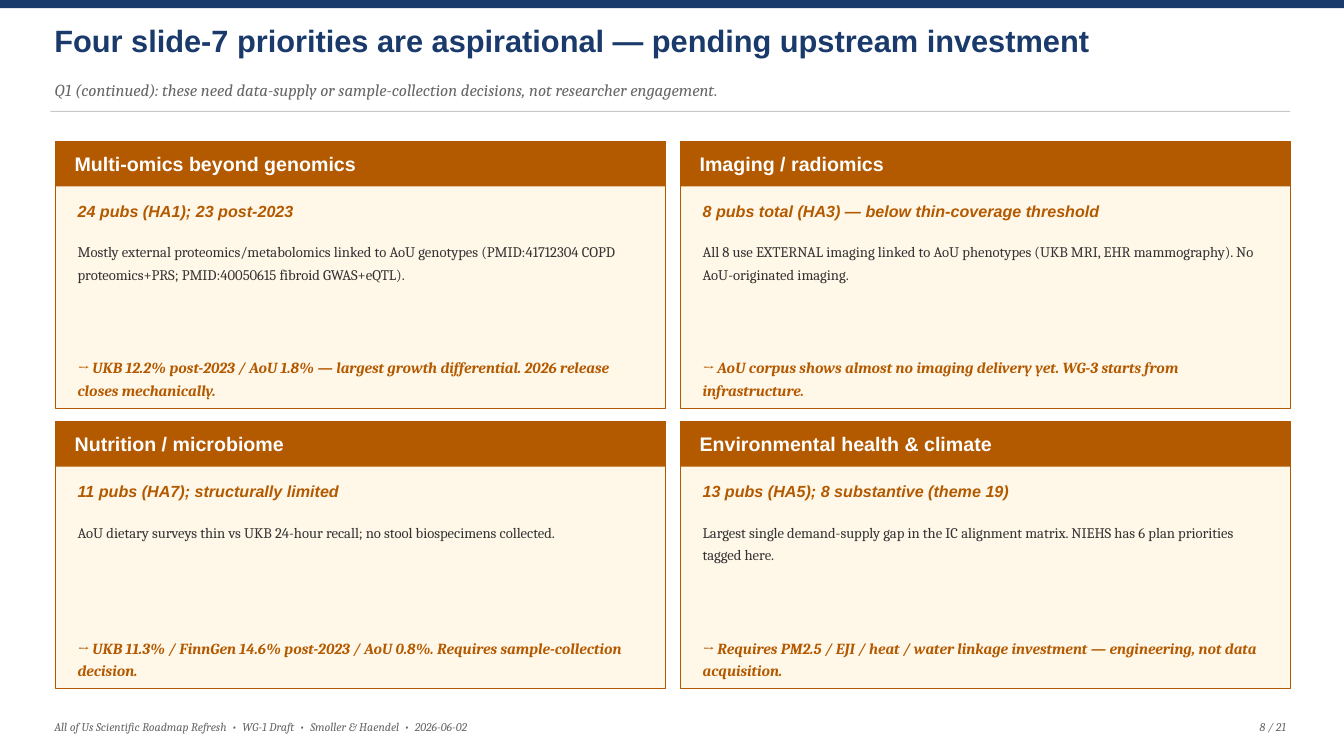
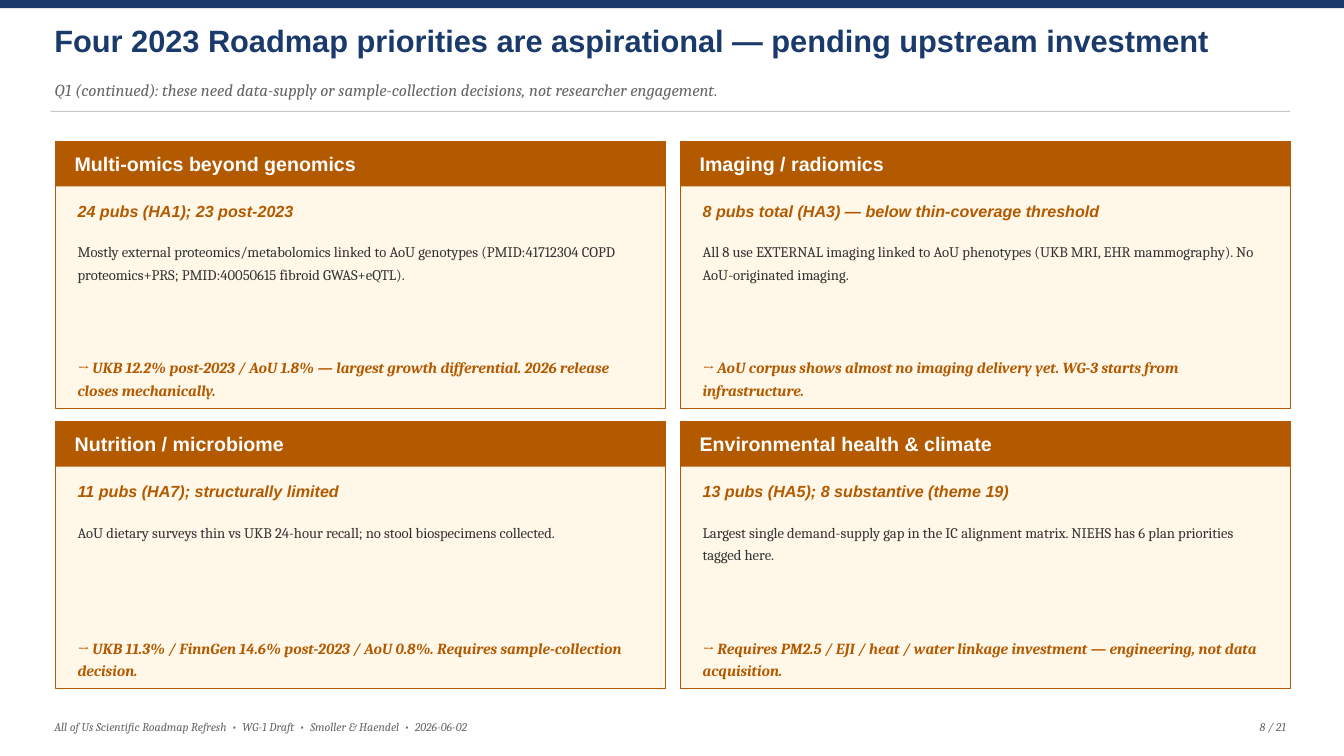
Before and after one commit to mellybelly/all-of-us, a slide deck: slide 8 of resources/deliverables/AoU_Roadmap_Refresh_Draft_Deck.pptx. Drawn at 1344x756 pixels with LibreOffice and Linux fonts; fonts in the diff are those of the drawing. Boxes give left, top, right and bottom in pixels: in the first picture for what was removed or moved away, otherwise in the second. Text is boxed around its words. In the diff, an @@ line names an element or a change of style, - is before the commit and + after.

```diff
--- a/resources/deliverables/AoU_Roadmap_Refresh_Draft_Deck.pptx
+++ b/resources/deliverables/AoU_Roadmap_Refresh_Draft_Deck.pptx
@@ text at [54, 29, 1208, 58]: text changed @@
-Four slide-7 priorities are aspirational — pending upstream investment
+Four 2023 Roadmap priorities are aspirational — pending upstream investment
```
Also in this commit, not shown: 6 other slides changed, 11 other files.
